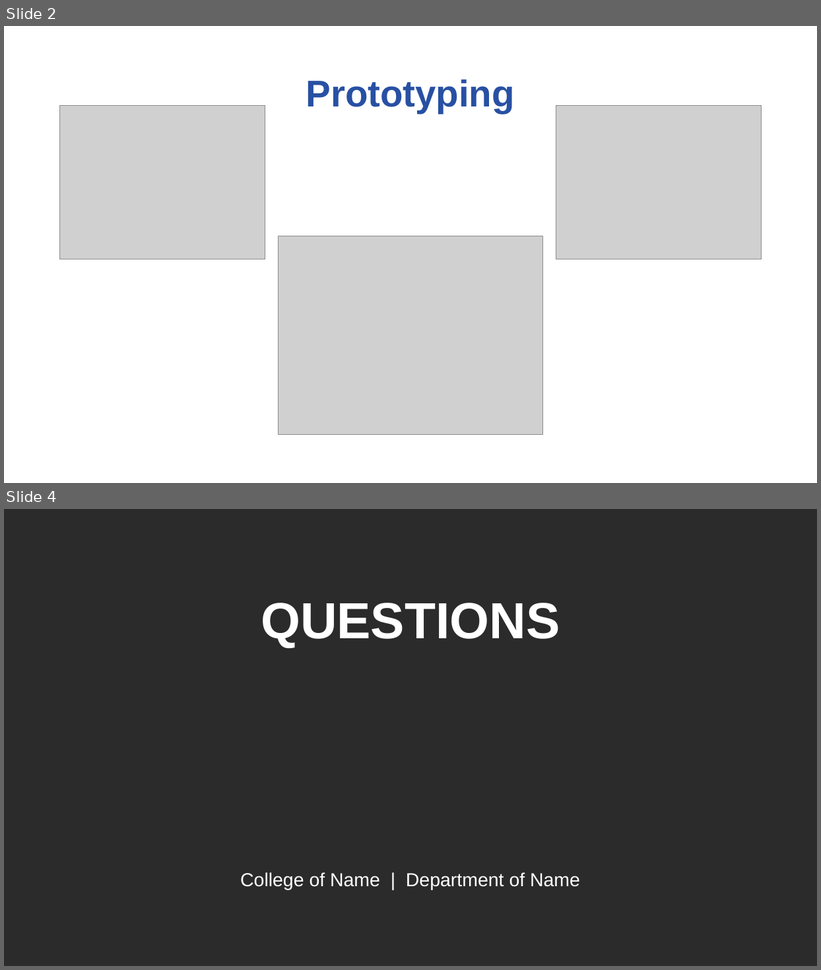
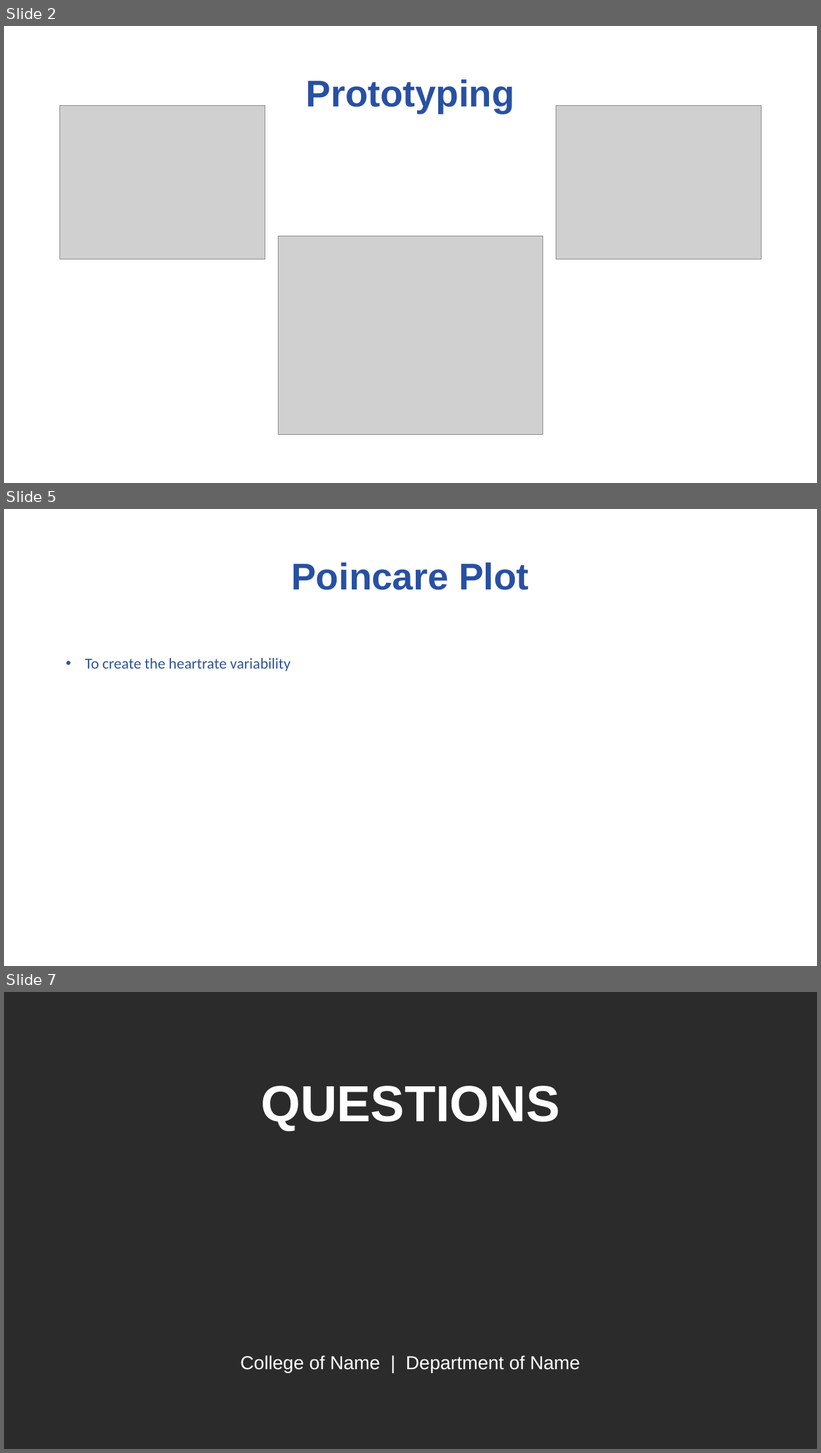
Before and after one commit to ramirez915/BioE-CS-494, a slide deck: Lab 2 ppt.pptx. Shown one above the other, each under a label of ours: slides 2 and 4 before the commit, slides 2, 5 and 7 after it; the slides between them are not shown. The pictures are 821x970 and 821x1453 pixels, drawn with LibreOffice and Linux fonts; fonts in the diff are those of the drawing; grey boxes stand for pictures; background and template pictures are left out; a plain dark background stands for a picture behind light text. Boxes give left, top, right and bottom in pixels: in the first picture for what was removed or moved away, otherwise in the second. Text is boxed around its words. In the diff, an @@ line names an element or a change of style, - is before the commit and + after.

```diff
--- a/Lab 2 ppt.pptx
+++ b/Lab 2 ppt.pptx
@@ slide 5 added at (4,509,817,966), background #FFFFFF @@
@@ title added at (291,562,529,590), 44 pt, text #2850A3, bold @@
+Poincare Plot
@@ text added at (85,658,291,671), 18 pt, text #2F5597 @@
+• To create the heartrate variability
@@ what was slide 4 is now slide 7 @@
```
Also in this commit, not shown: 3 other slides added, 1 slide removed.
